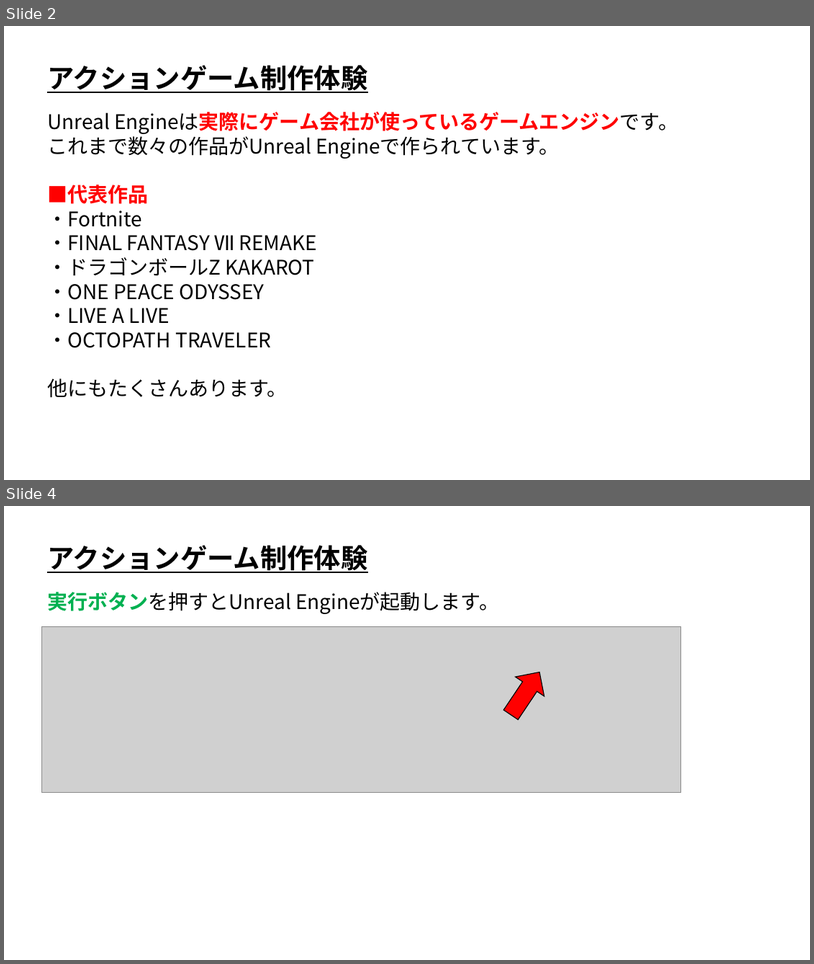
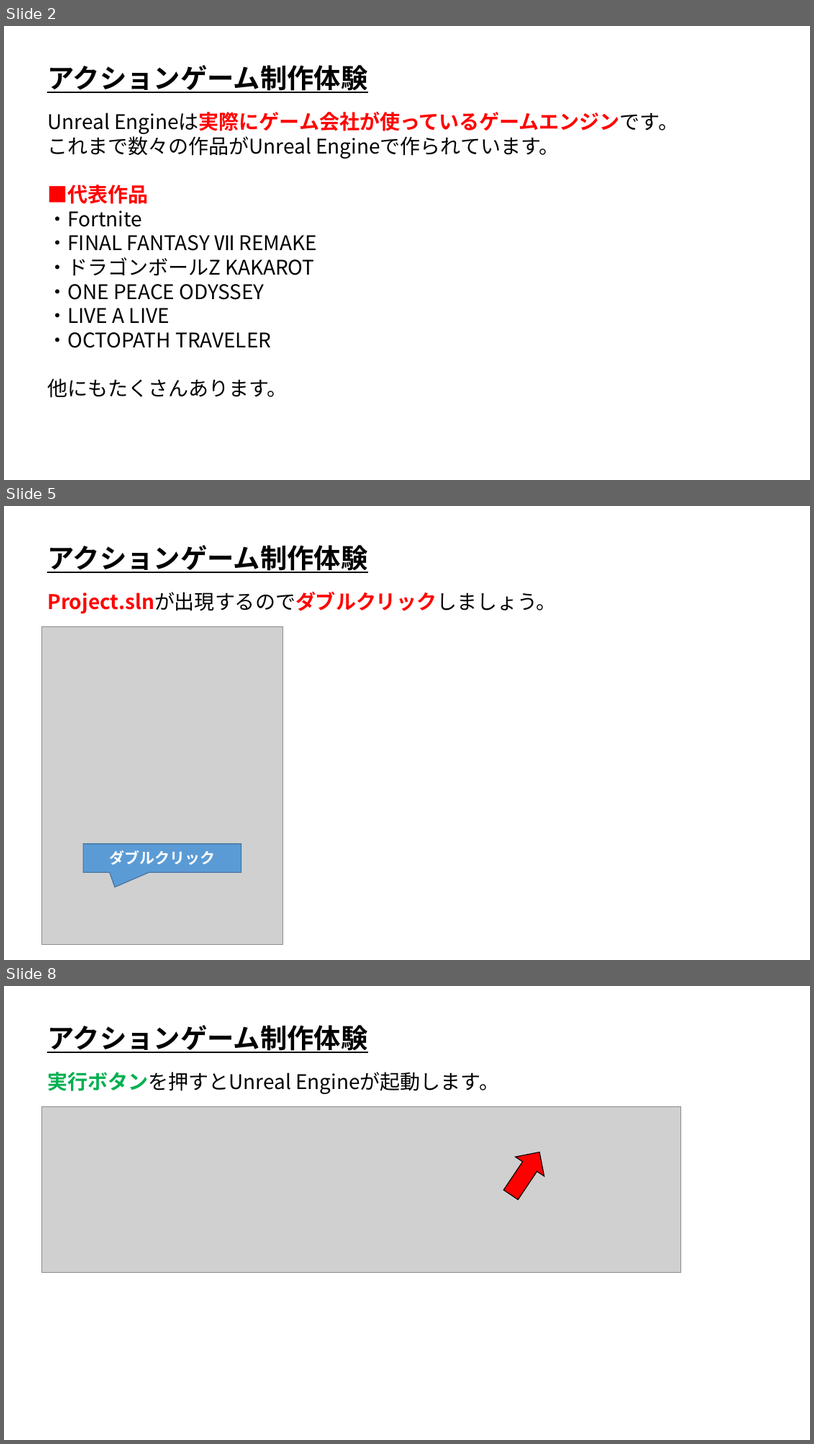
Before and after one commit to ArakiYusuke-Ohara/UnrealEngine, a slide deck: Projects/OpenCanpas01/TrialClass/UE_アクションゲーム制作体験.pptx. Shown one above the other, each under a label of ours: slides 2 and 4 before the commit, slides 2, 5 and 8 after it; the slides between them are not shown. The pictures are 814x964 and 814x1444 pixels, drawn with LibreOffice and Linux fonts; fonts in the diff are those of the drawing; grey boxes stand for pictures. Boxes give left, top, right and bottom in pixels: in the first picture for what was removed or moved away, otherwise in the second. Text is boxed around its words. In the diff, an @@ line names an element or a change of style, - is before the commit and + after.

```diff
--- a/Projects/OpenCanpas01/TrialClass/UE_アクションゲーム制作体験.pptx
+++ b/Projects/OpenCanpas01/TrialClass/UE_アクションゲーム制作体験.pptx
@@ slide 5 added at box(4, 506, 810, 960), background #FFFFFF @@
@@ text added at box(47, 545, 368, 573), 32 pt, text #000000, bold, underline @@
+アクションゲーム制作体験
@@ text added at box(47, 592, 556, 614), 24 pt, text #FF0000, bold @@
+Project.slnが出現するのでダブルクリックしましょう。
@@ picture added at box(41, 626, 283, 944) @@
@@ speech box added at box(83, 844, 241, 872), fill #5B9BD5, outline #43739E 1 pt, 18 pt, text #FFFFFF, bold @@
+ダブルクリック
@@ what was slide 4 is now slide 8 @@
```
Also in this commit, not shown: 9 slides changed, 4 other slides added.
